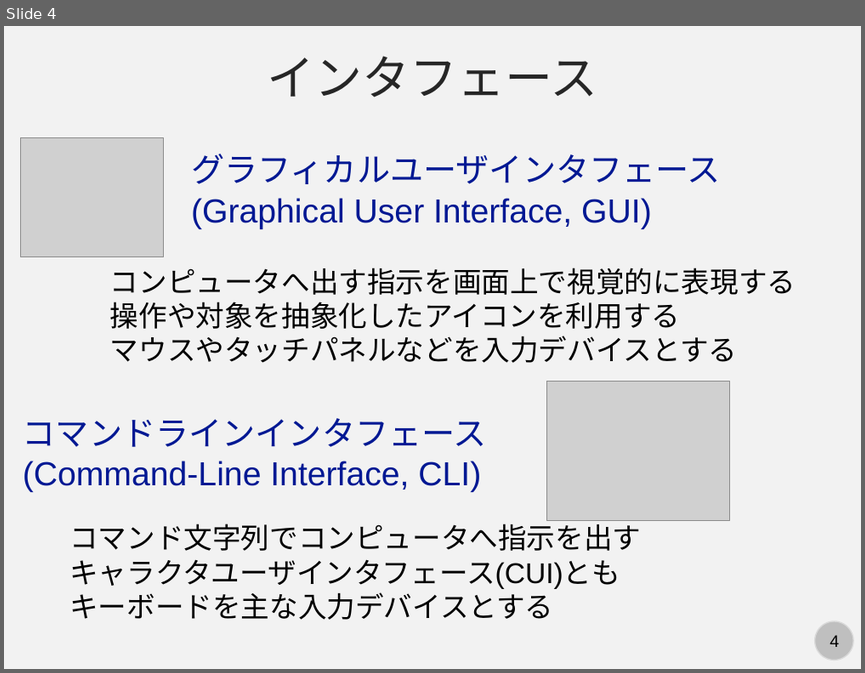
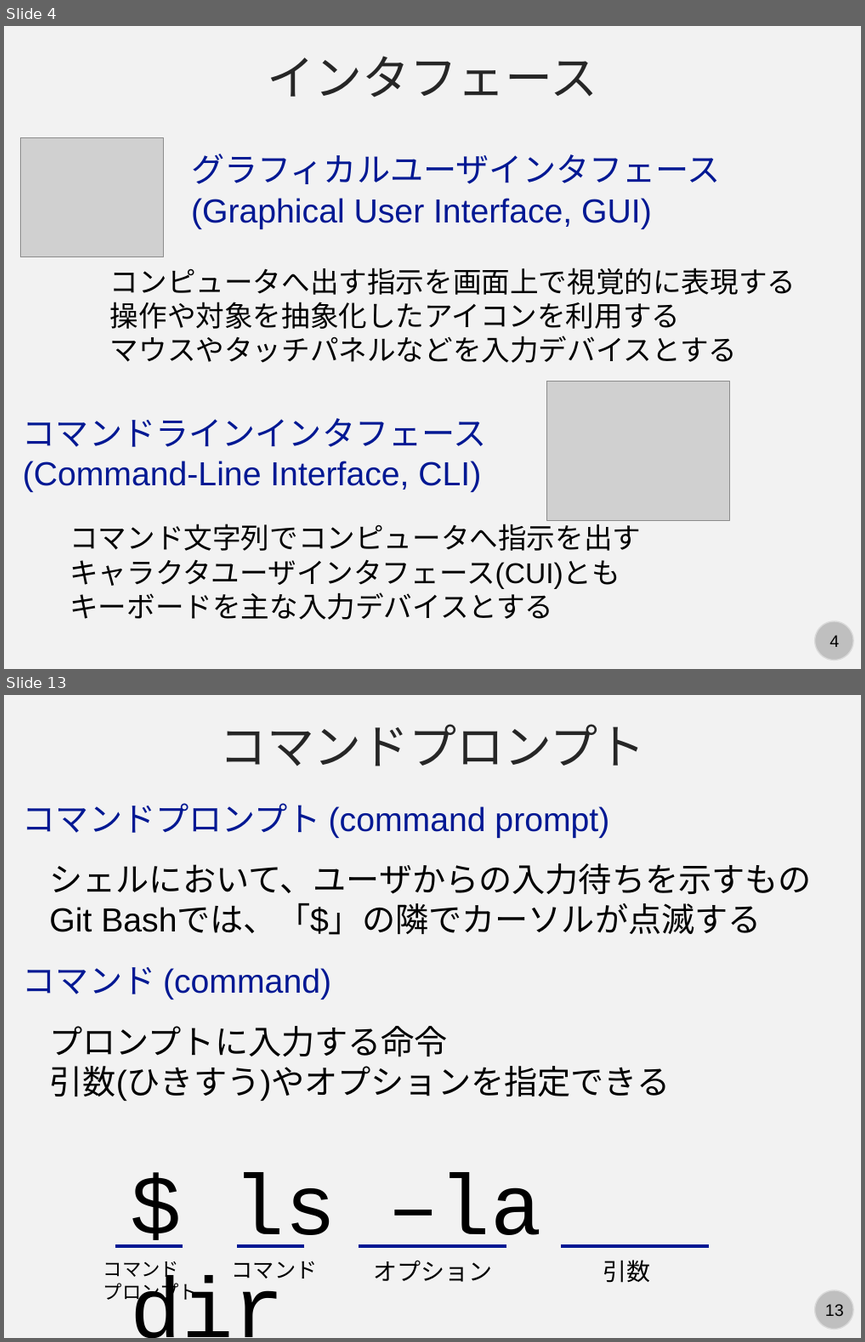
Before and after one commit to kaityo256/github, a slide deck: command/fig/slide.pptx. Shown one above the other, each under a label of ours: slide 4 before the commit, slides 4 and 13 after it; the slides between them are not shown. The pictures are 865x673 and 865x1342 pixels, drawn with LibreOffice and Linux fonts; fonts in the diff are those of the drawing; grey boxes stand for pictures. Boxes give left, top, right and bottom in pixels: in the first picture for what was removed or moved away, otherwise in the second. Text is boxed around its words. In the diff, an @@ line names an element or a change of style, - is before the commit and + after.

```diff
--- a/command/fig/slide.pptx
+++ b/command/fig/slide.pptx
@@ slide 13 added at [4,695,861,1338], background #F2F2F2; not listed: 2 template elements that a slide beside it also shows @@
@@ text added at [219,724,646,766], 40 pt, text #262626 @@
+コマンドプロンプト
@@ text added at [23,803,609,838], 28 pt, text #011893 @@
+コマンドプロンプト (command prompt)
@@ text added at [49,863,812,935], 28 pt, text #000000 @@
+シェルにおいて、ユーザからの入力待ちを示すもの
+Git Bashでは、「$」の隣でカーソルが点滅する
@@ text added at [23,967,331,999], 28 pt, text #011893 @@
+コマンド (command)
@@ text added at [50,1026,670,1100], 28 pt, text #000000 @@
+プロンプトに入力する命令
+引数(ひきすう)やオプションを指定できる
@@ text added at [131,1173,541,1338], 72 pt, text #000000 @@
+$ ls –la dir
@@ line added from (183, 1246) to (115, 1246), #011893 3 pt @@
@@ line added from (304, 1246) to (237, 1246), #011893 3 pt @@
@@ line added from (507, 1246) to (358, 1246), #011893 3 pt @@
@@ line added from (710, 1246) to (561, 1246), #011893 3 pt @@
@@ text added at [103,1261,198,1303], 16 pt, text #000000 @@
+コマンド
+プロンプト
@@ text added at [232,1260,318,1278], 18 pt, text #000000 @@
+コマンド
@@ text added at [374,1259,493,1281], 20 pt, text #000000 @@
+オプション
@@ text added at [602,1259,650,1282], 20 pt, text #000000 @@
+引数
```
Also in this commit, not shown: 1 slide changed, 13 other slides added, 1 slide removed.
